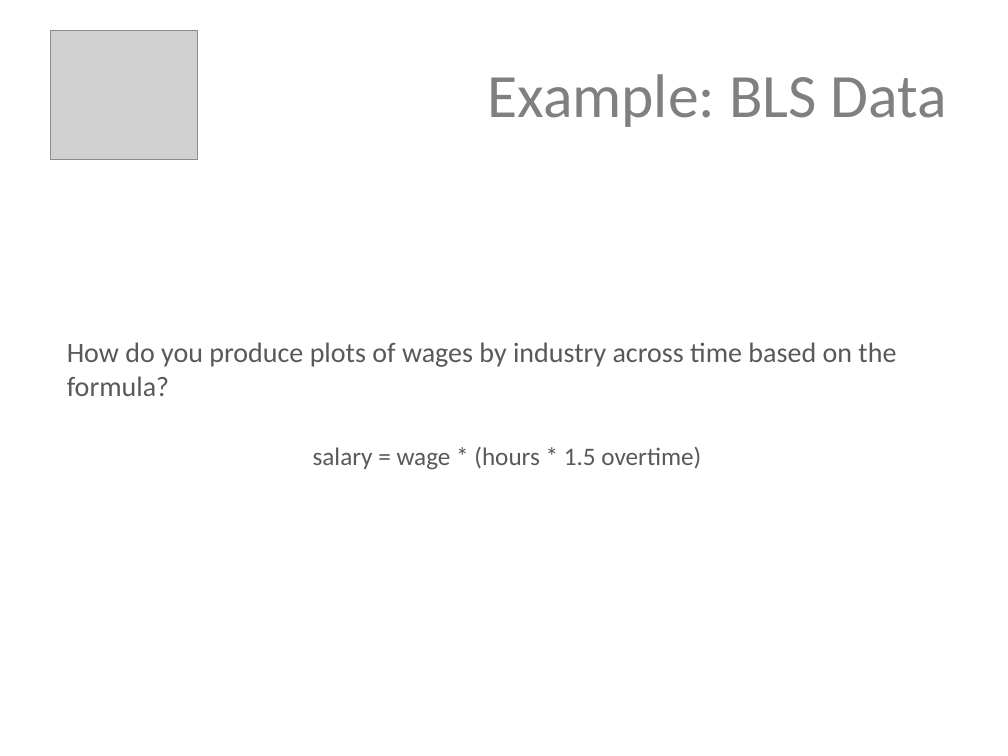
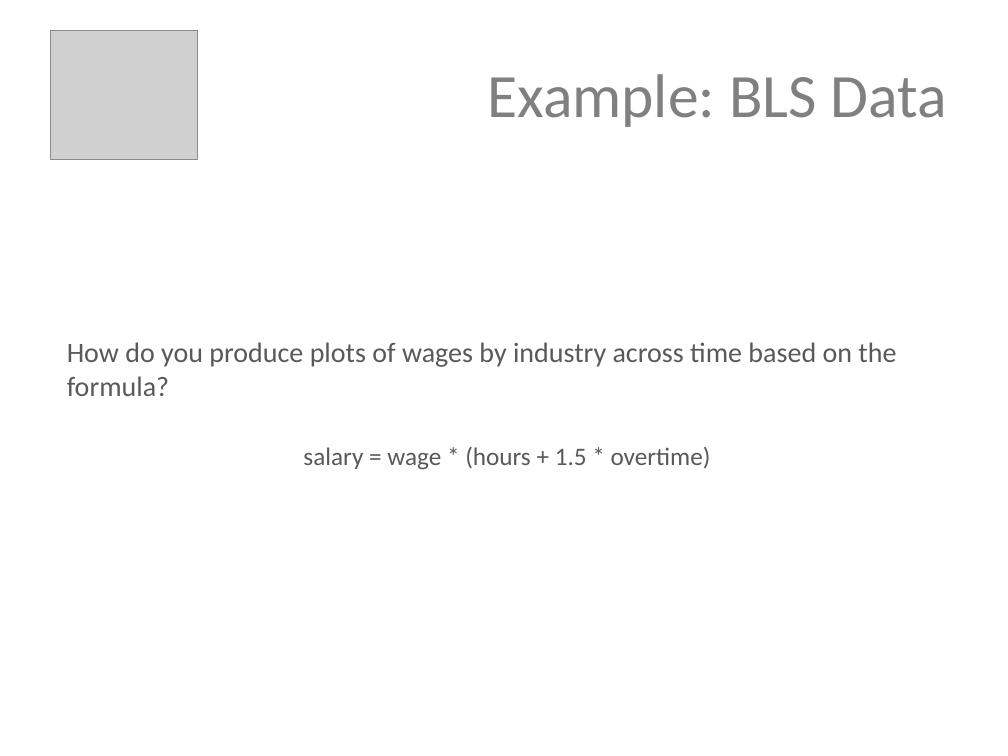
Before and after one commit to thedataincubator/excel-to-python, a slide deck: slide 4 of Excel Pain Points.pptx. Drawn at 1008x756 pixels with LibreOffice and Linux fonts; fonts in the diff are those of the drawing; grey boxes stand for pictures. Boxes give left, top, right and bottom in pixels: in the first picture for what was removed or moved away, otherwise in the second. Text is boxed around its words. In the diff, an @@ line names an element or a change of style, - is before the commit and + after.

```diff
--- a/Excel Pain Points.pptx
+++ b/Excel Pain Points.pptx
@@ text at <box>303,447,711,470</box>: text changed @@
-salary = wage * (hours * 1.5 overtime)
+salary = wage * (hours + 1.5 * overtime)
```
Also in this commit, not shown: 4 other slides changed, 1 other file.
